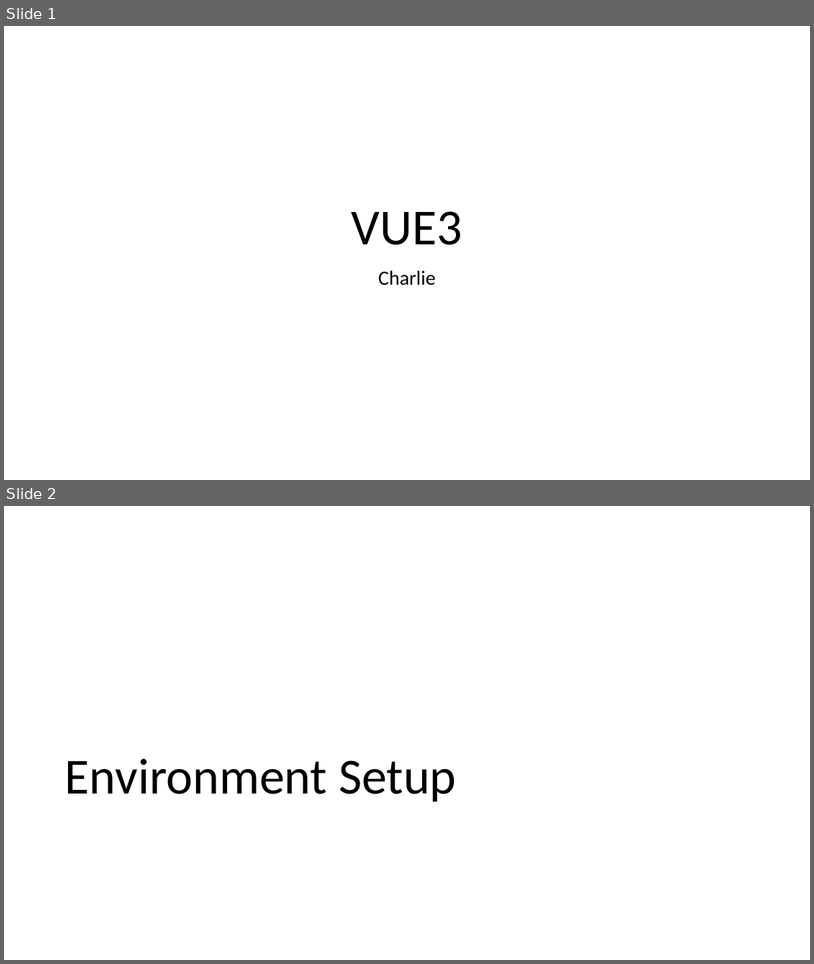
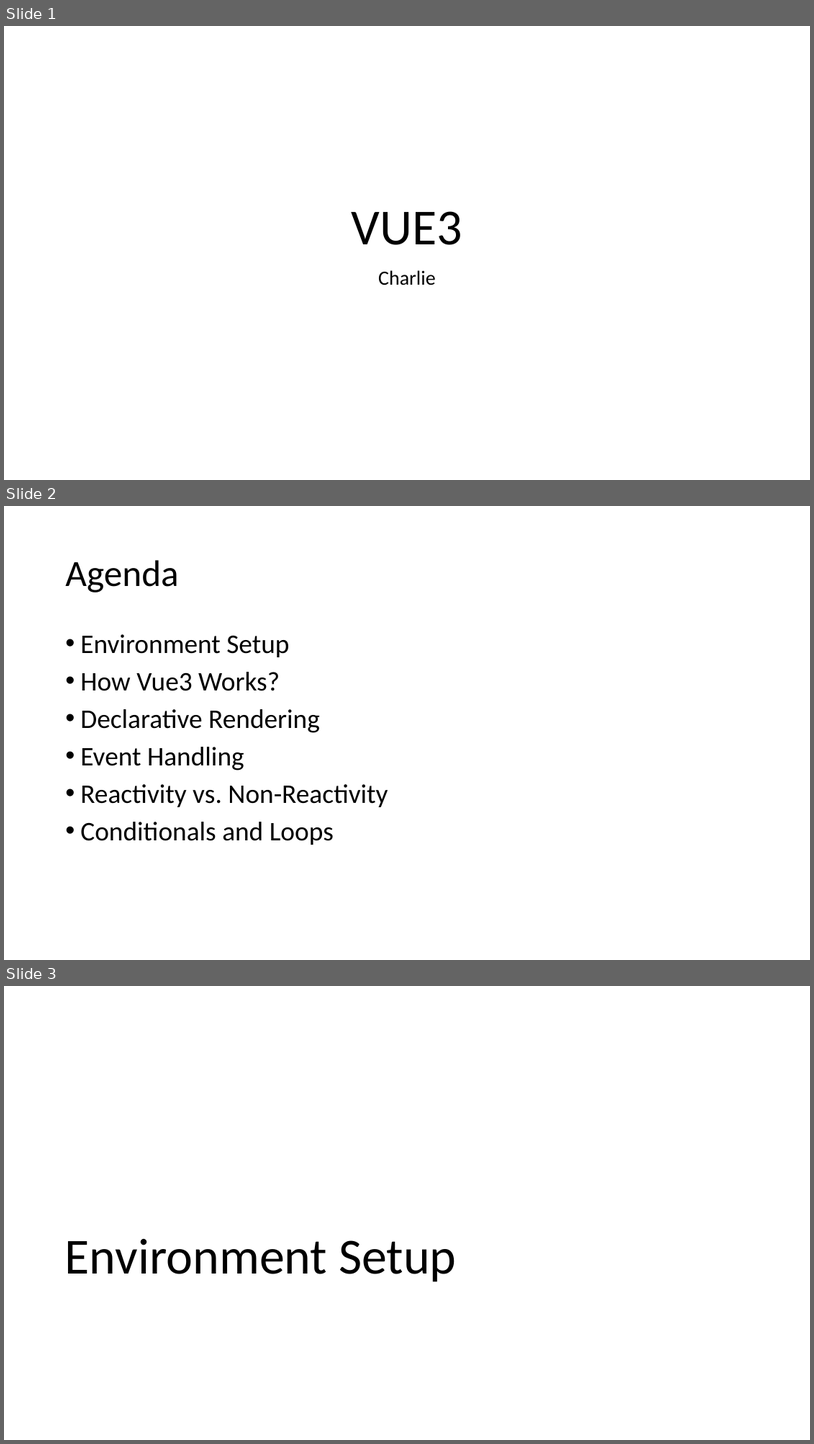
Before and after one commit to michael-ouyang-projects/vue3-practice, a slide deck: VUE3.pptx. Shown one above the other, each under a label of ours: slides 1 and 2 before the commit, slides 1, 2 and 3 after it. The pictures are 814x964 and 814x1444 pixels, drawn with LibreOffice and Linux fonts; fonts in the diff are those of the drawing. Boxes give left, top, right and bottom in pixels: in the first picture for what was removed or moved away, otherwise in the second. Text is boxed around its words. In the diff, an @@ line names an element or a change of style, - is before the commit and + after.

```diff
--- a/VUE3.pptx
+++ b/VUE3.pptx
@@ slide 2 added at (x1=4, y1=506, x2=810, y2=960), background #FFFFFF @@
@@ title added at (x1=65, y1=560, x2=178, y2=592), 44 pt, text #000000 @@
+Agenda
@@ text added at (x1=80, y1=634, x2=388, y2=844), 32 pt, text #000000 @@
+• Environment Setup
+• How Vue3 Works?
+• Declarative Rendering
+• Event Handling
+• Reactivity vs. Non-Reactivity
+• Conditionals and Loops
@@ what was slide 2 is now slide 3 @@
```
Also in this commit, not shown: 2 slides changed, 1 slide removed.
